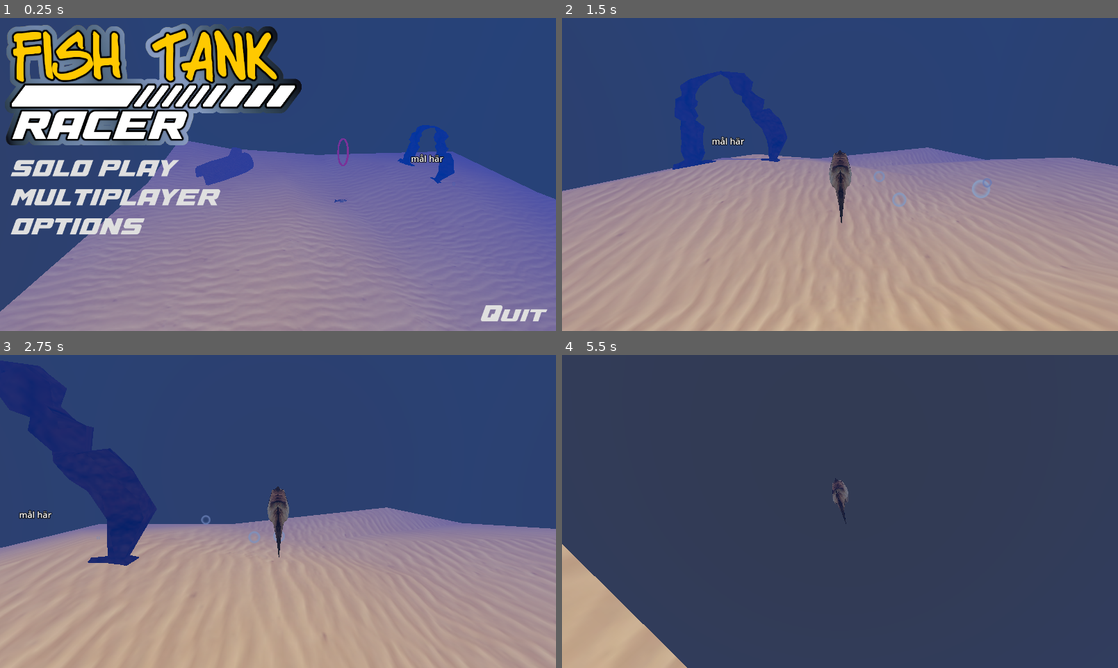
Above: before the commit, frames 1-4 (two rows, left to right).
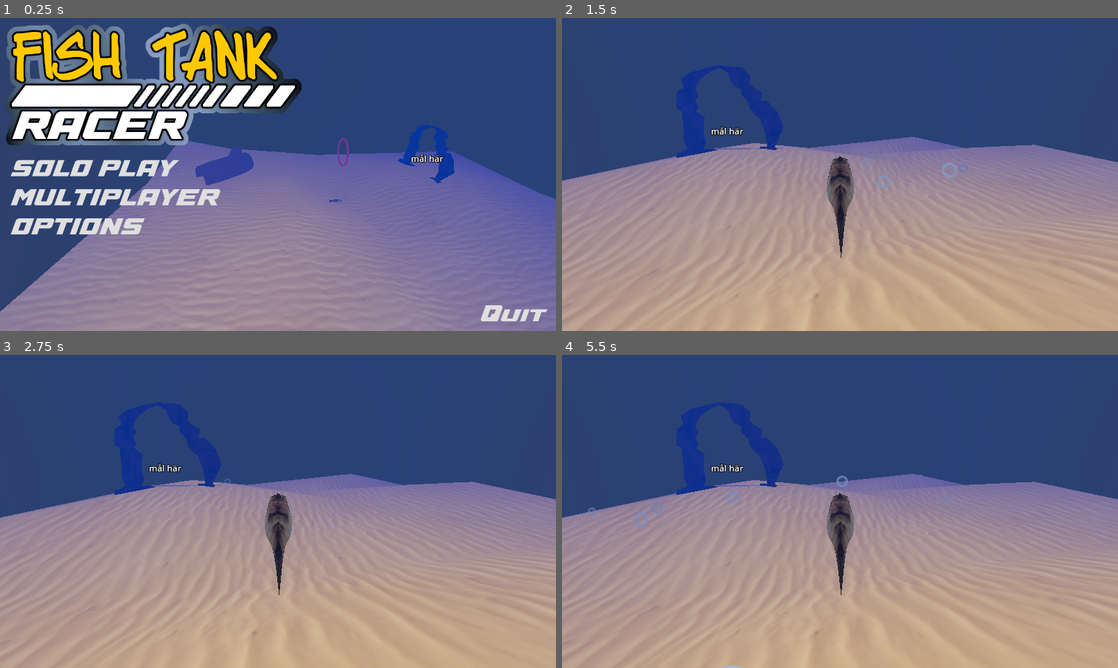
Above: after the commit, the same moments.

Repository: henkehedstrom/dj-scaled
Game: Godot game, scene res://Scenes/menu.tscn
The game is run twice, just before and just after one commit, with the same random seed, the same clock (stepped at 60 frames per second) and the same inputs.
Inputs (mouse positions are in pixels of both pictures, inside the frame that each line leads up to):
- Up to frame 1 (0.25 s): no input
- Up to frame 2 (1.5 s): click "SOLO PLAY" at 0.5 s; move the mouse to (867, 174) at 1.27 s; hold W (forward) from 1.28 s (still down); hold P (mouse_capture) from 1.28 s (still down)
- Up to frame 3 (2.75 s): move the mouse to (166, 527) at 2.02 s; release W (forward) at 2.03 s; release P (mouse_capture) at 2.03 s; hold S (back) from 2.03 s (still down); tap P (mouse_capture) at 2.1 s
- Up to frame 4 (5.5 s): move the mouse to (895, 442) at 2.77 s; release S (back) at 2.78 s; hold D (right) 2.78-3.53 s; hold P (mouse_capture) 2.78-3.53 s; move the mouse to (812, 574) at 3.52 s; hold W (forward) 3.53-4.28 s; tap P (mouse_capture) at 3.6, 5.1 s; move the mouse to (1006, 558) at 4.27 s; hold P (mouse_capture) 4.28-5.03 s; hold A (left) from 4.28 s (still down); move the mouse to (673, 464) at 5.02 s

The runs differ from the first frame. In frame 1, less than 0.1% of the frame differs, in the area x 59-63%, y 58-59%; in frame 2, 5.3%; in frame 3, 19%; in frame 4, 94%, in the area x 0-100%, y 0-100%.

Commit message:
*menu fixes, you can see yourself in the list

Diff:
--- a/Fish.gd
+++ b/Fish.gd
@@ -1,6 +1,6 @@
 extends CharacterBody3D
 
-@export var normal_speed = 0.1
+@export var normal_speed = 0.5
 @export var current_speed: float = 0.0
 @export var max_speed: float = 4.0
 @export var min_speed: float = 0.0
@@ -18,6 +18,7 @@
 
 # Called when the node enters the scene tree for the first time.
 func _ready():
+	$MultiplayerSynchronizer.set_multiplayer_authority(str(name).to_int())
 	Input.mouse_mode = Input.MOUSE_MODE_CAPTURED
 	current_speed = normal_speed
 	pass # Replace with function body.
--- a/Scenes/Levels/multiplayer_scene.tscn
+++ b/Scenes/Levels/multiplayer_scene.tscn
@@ -36,3 +36,9 @@
 
 [node name="1" type="Node3D" parent="SpawnPositions" groups=["PlayerSpawnPoint"]]
 transform = Transform3D(1, 0, 0, 0, 1, 0, 0, 0, 1, -43.9751, 24.0962, -75.6392)
+
+[node name="2" type="Node3D" parent="SpawnPositions" groups=["PlayerSpawnPoint"]]
+transform = Transform3D(0.875667, 0, 0.482916, 0, 1, 0, -0.482916, 0, 0.875667, 34.9913, 24.0962, -4.98906)
+
+[node name="3" type="Node3D" parent="SpawnPositions" groups=["PlayerSpawnPoint"]]
+transform = Transform3D(0.595286, 0, -0.803514, 0.637291, 0.609052, 0.472139, 0.489382, -0.79313, 0.36256, 56.4965, 24.0962, -75.6392)
--- a/Scenes/menu.gd
+++ b/Scenes/menu.gd
@@ -1,7 +1,7 @@
 extends Node3D
 
 var solo_play_scene : PackedScene = preload("res://level.tscn")
-var multiplayer_scene : PackedScene = preload("res://Scenes/Levels/multiplayer_scene.tscn") #TODO change when multiplayer has its own scene :)
+var multiplayer_scene : PackedScene = preload("res://Scenes/Levels/multiplayer_scene.tscn")
 
 var player_info = {"name": "Name", "id": -1}
 
@@ -70,6 +70,7 @@
 	i_am_host = true
 	print("started server" + "I am host: " + str(i_am_host))
 	_show_menu(lobby_menu)
+	add_self()
 
 
 func _on_join_game_button_pressed():
@@ -88,30 +89,26 @@
 	multiplayer.multiplayer_peer = peer
 	print("started client" + "I am host: " + str(i_am_host))
 
-
+	add_self()
 	_show_menu(lobby_menu)
 
 func _on_player_connected(id : int):
-	_register_player.rpc_id(id, player_info)
+	print("Player connected " + str(id))
+	_register_player.rpc_id(id)
+
 
 @rpc("any_peer", "reliable")
-func _host_announce():
-	var item_list = $LobbyControl/ConnectedPlayers
-	var host_index = item_list.add_item("Host")
-	item_list.set_item_custom_fg_color(host_index, Color.GOLD)
+func _register_player():
+	var new_player_id = multiplayer.get_remote_sender_id()
+	var name = "Client"
+	if(new_player_id == 1):
+		name = "Host"
 
-@rpc("any_peer", "reliable")
-func _register_player(new_player_info):
-	var new_player_id = multiplayer.get_remote_sender_id()
-	new_player_info.id = new_player_id
-	player_connected.emit(new_player_id, new_player_info)
-	$LobbyControl/ConnectedPlayers.add_item(new_player_info.name + str(new_player_id))
+
+	$LobbyControl/ConnectedPlayers.add_item(name + str(new_player_id))
 	print("client connected" + " I am host: " + str(i_am_host))
-	_add_to_players.rpc(new_player_info.name,new_player_id)
 
-	if multiplayer.get_unique_id() == 1:
-		_host_announce.rpc_id(new_player_id)
-
+	_add_to_players.rpc(name,new_player_id)
 
 func _on_options_button_pressed():
 	_show_menu(options_menu)
@@ -155,3 +152,9 @@
 @rpc("any_peer","call_local")
 func _start_multiplayer_game():
 	_change_scene(multiplayer_scene)
+
+
+func add_self():
+	var item_list = $LobbyControl/ConnectedPlayers
+	var host_index = item_list.add_item("Self" + str(multiplayer.get_unique_id()))
+	item_list.set_item_custom_fg_color(host_index, Color.GOLD)
